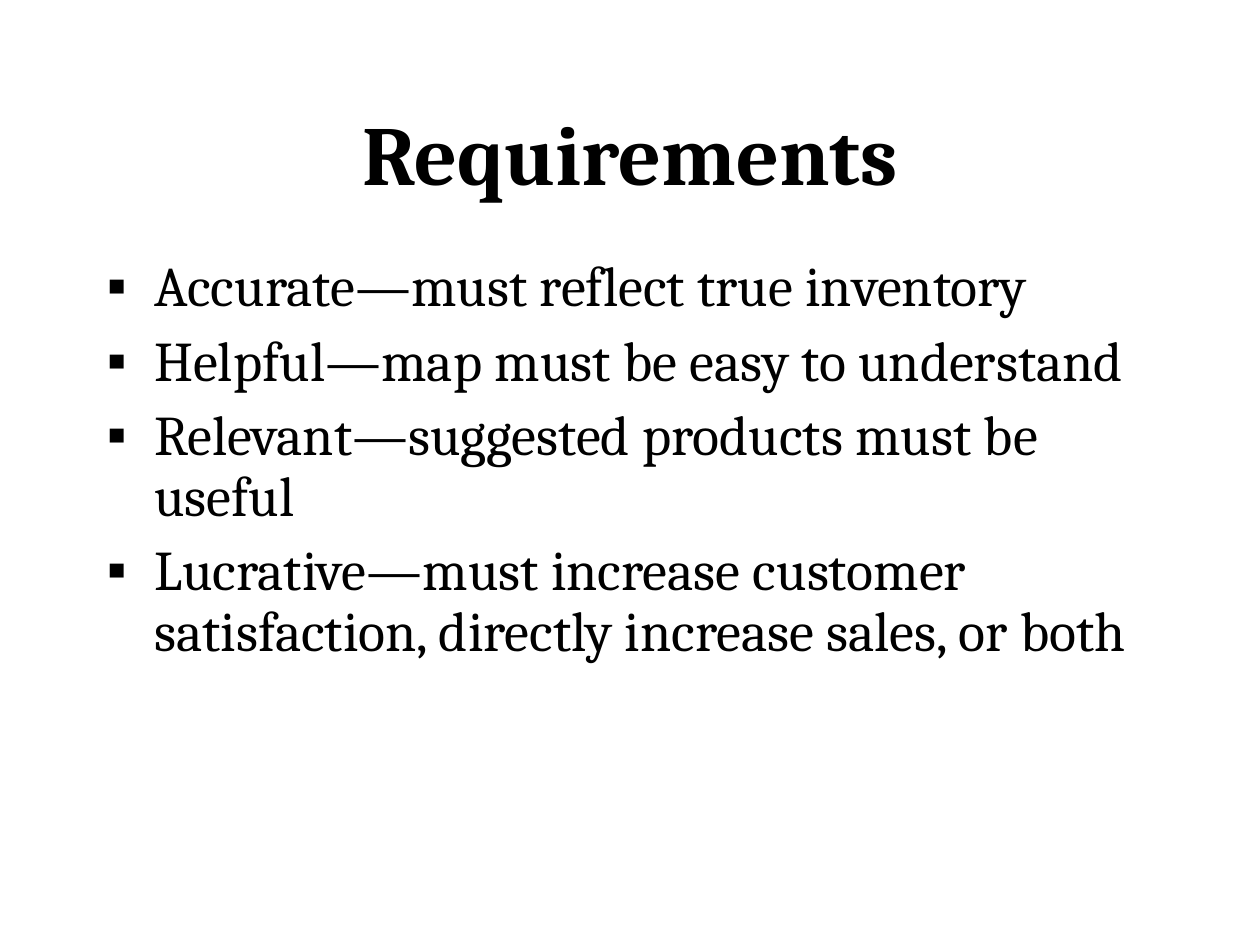
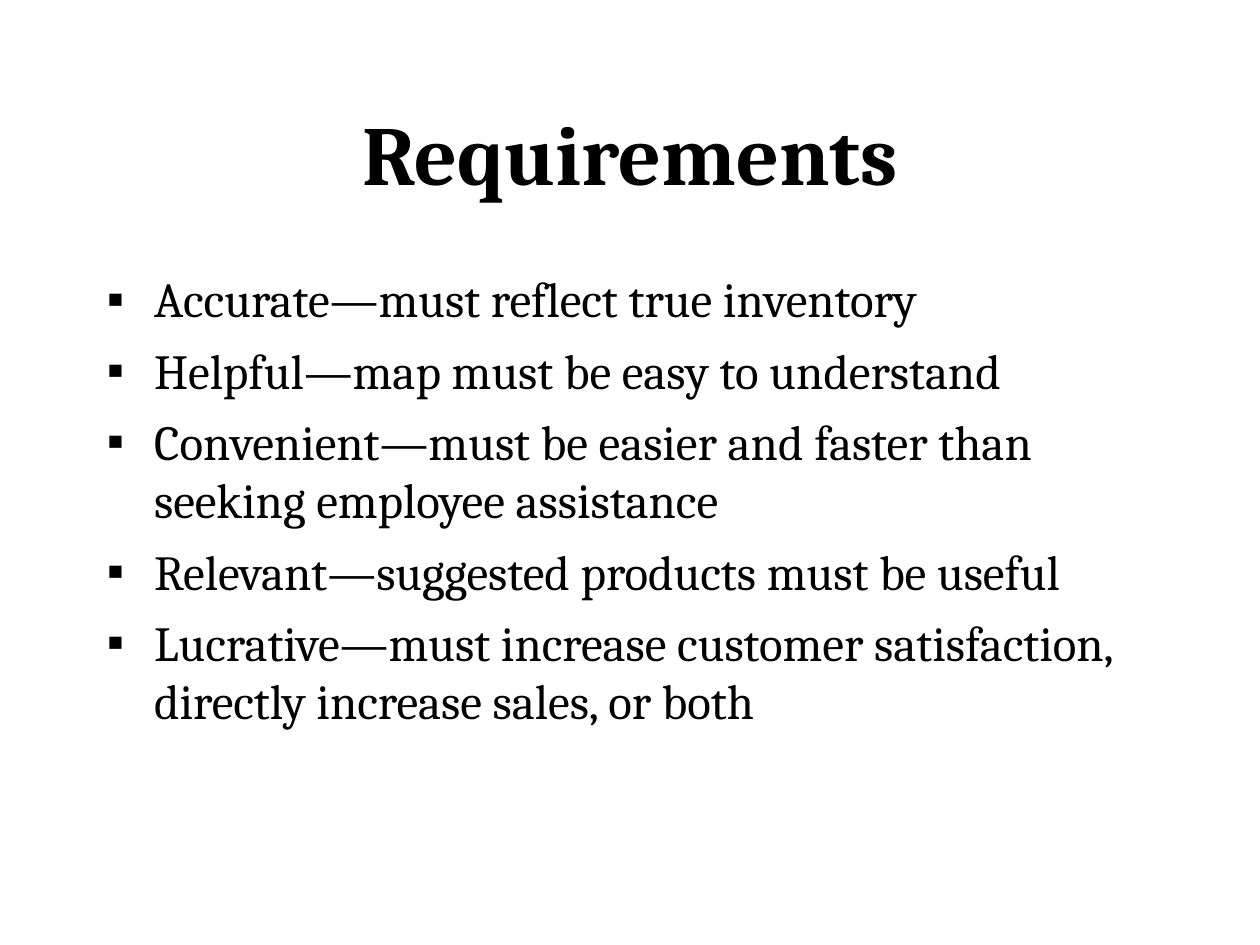
Before and after one commit to jliem/ninea1, a slide deck: slide 8 of doc/s1/Presentation-SeniorDesign.ppt. Drawn at 1260x945 pixels with LibreOffice and Linux fonts; fonts in the diff are those of the drawing; background and template pictures are left out. Boxes give left, top, right and bottom in pixels: in the first picture for what was removed or moved away, otherwise in the second. Text is boxed around its words. In the diff, an @@ line names an element or a change of style, - is before the commit and + after.

Commit message:
Small update to requirements

```diff
--- a/doc/s1/Presentation-SeniorDesign.ppt
+++ b/doc/s1/Presentation-SeniorDesign.ppt
@@ text "Accurate—must reflect true inventory": place and size @@
-text "Accurate—must reflect true inventory" at [154,266,1125,664]
+text "Accurate—must reflect true inventory" at [154,282,1114,730]
@@ text at [154,282,1114,730]: size 32 to 28 pt in "Accurate—must reflect true inventory", "Helpful—map must be easy to understand", "Relevant—suggested products must be useful", "Lucrative—must increase customer satisfaction, directly incr ..."; line spacing 0.9 to 1; less space between paragraphs @@
@@ text at [154,425,1031,529]: paragraph added @@
+▪ Convenient—must be easier and faster than seeking employee assistance
```
